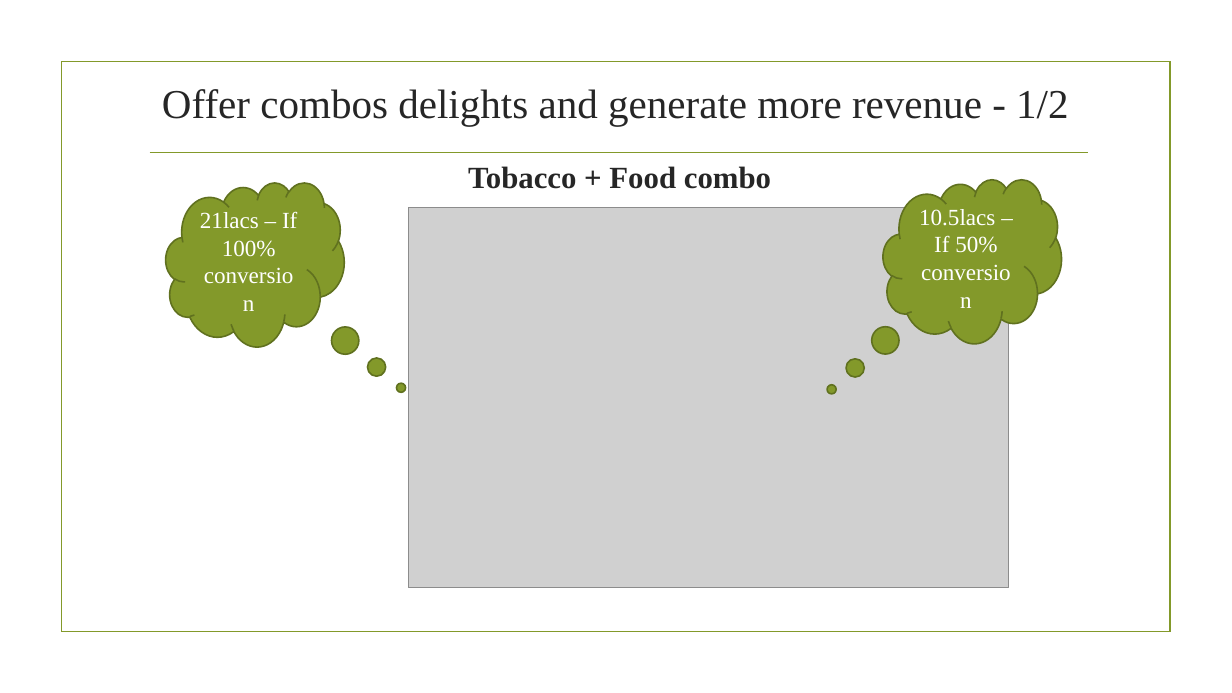
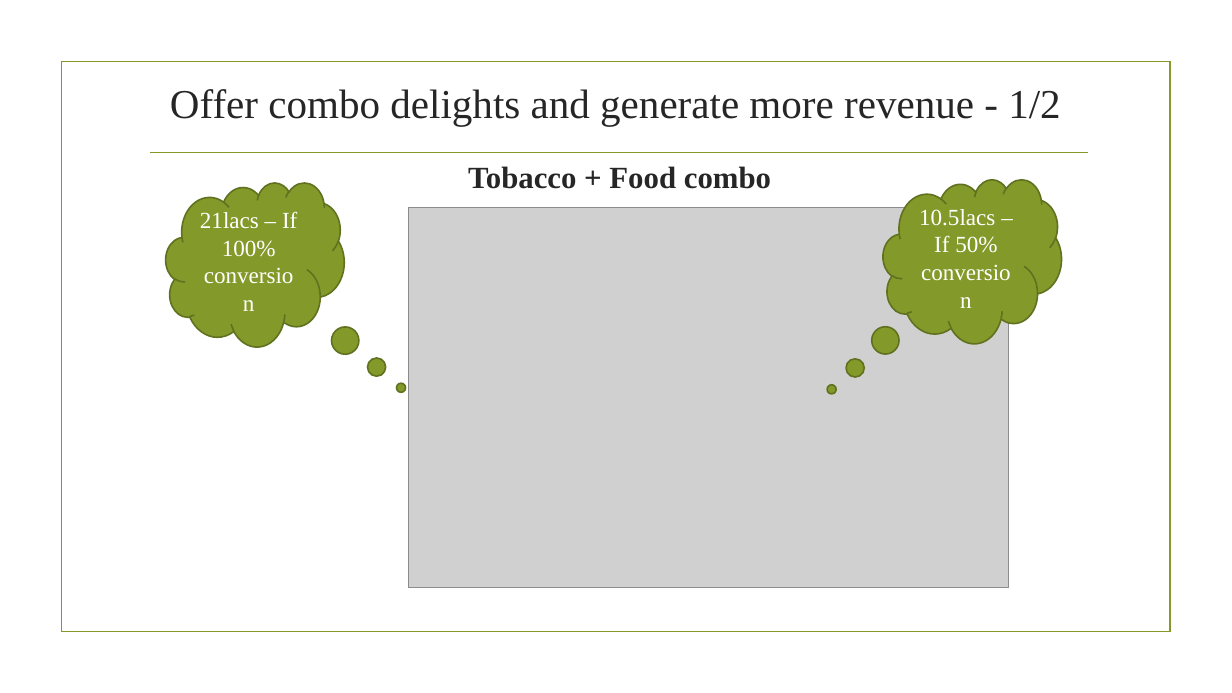
Before and after one commit to bhavsar-dushyant/Business-Analytics-in-Retail-and-Marketing-Live-data-, a slide deck: slide 20 of Cafe Chain Analysis.pptx. Drawn at 1232x693 pixels with LibreOffice and Linux fonts; fonts in the diff are those of the drawing; grey boxes stand for pictures; background and template pictures are left out. Boxes give left, top, right and bottom in pixels: in the first picture for what was removed or moved away, otherwise in the second. Text is boxed around its words. In the diff, an @@ line names an element or a change of style, - is before the commit and + after.

```diff
--- a/Cafe Chain Analysis.pptx
+++ b/Cafe Chain Analysis.pptx
@@ title at (170, 89, 1060, 126): text changed @@
-Offer combos delights and generate more revenue - 1/2
+Offer combo delights and generate more revenue - 1/2
```
Also in this commit, not shown: 2 other slides changed.
